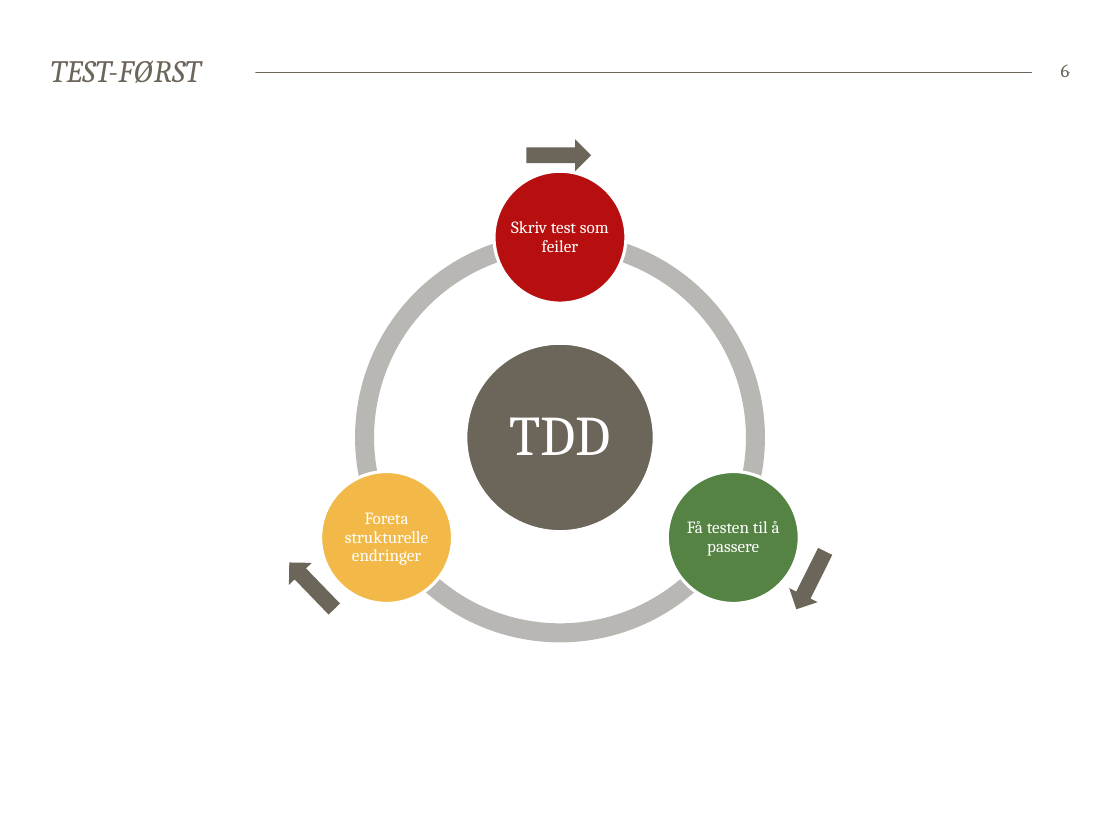
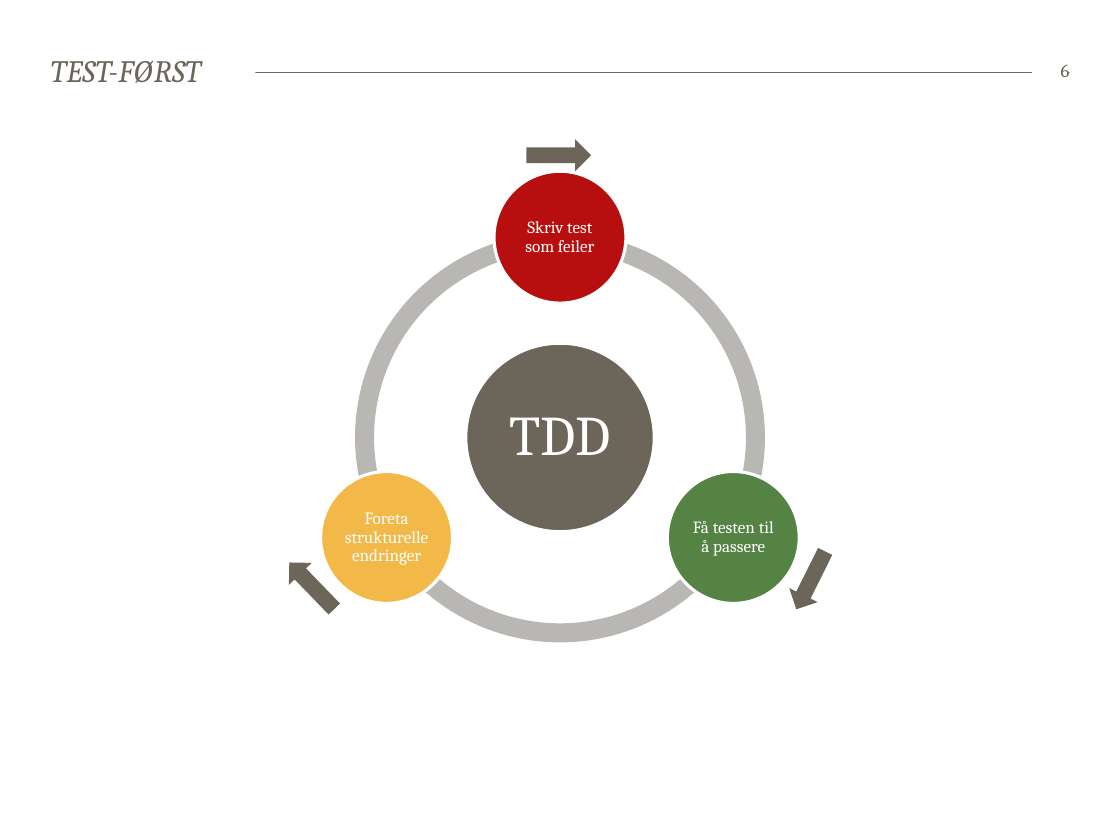
Before and after one commit to bekk/dotnetkurs, a slide deck: slide 6 of tdd/TDD.pptx. Drawn at 1120x840 pixels with LibreOffice and Linux fonts; fonts in the diff are those of the drawing. Boxes give left, top, right and bottom in pixels: in the first picture for what was removed or moved away, otherwise in the second. Text is boxed around its words. In the diff, an @@ line names an element or a change of style, - is before the commit and + after.

```diff
--- a/tdd/TDD.pptx
+++ b/tdd/TDD.pptx
@@ text "Skriv test som feiler" rewrapped from [511,221,609,252] to [525,221,594,252] @@
@@ text "Få testen til å passere" rewrapped from [687,521,780,556] to [693,521,774,556] @@
```
Also in this commit, not shown: 8 other slides changed, 1 slide added, 1 other file.
